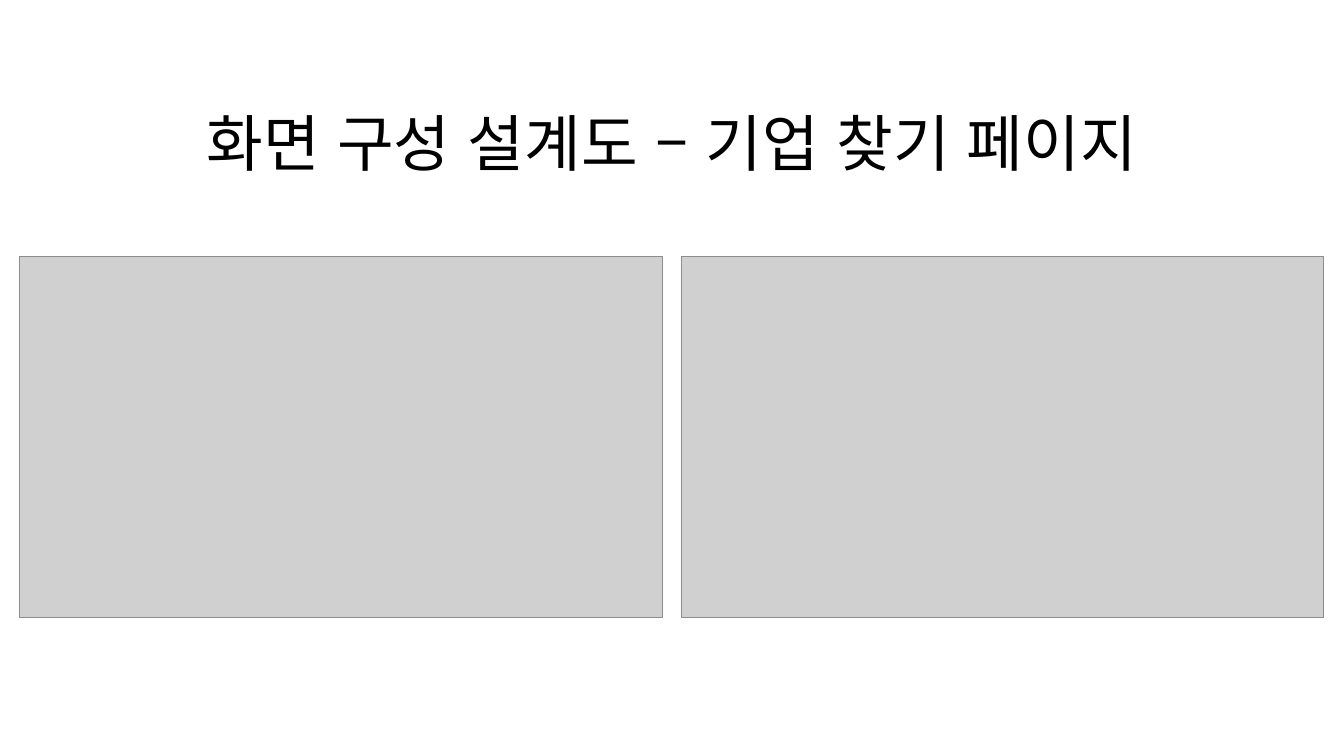
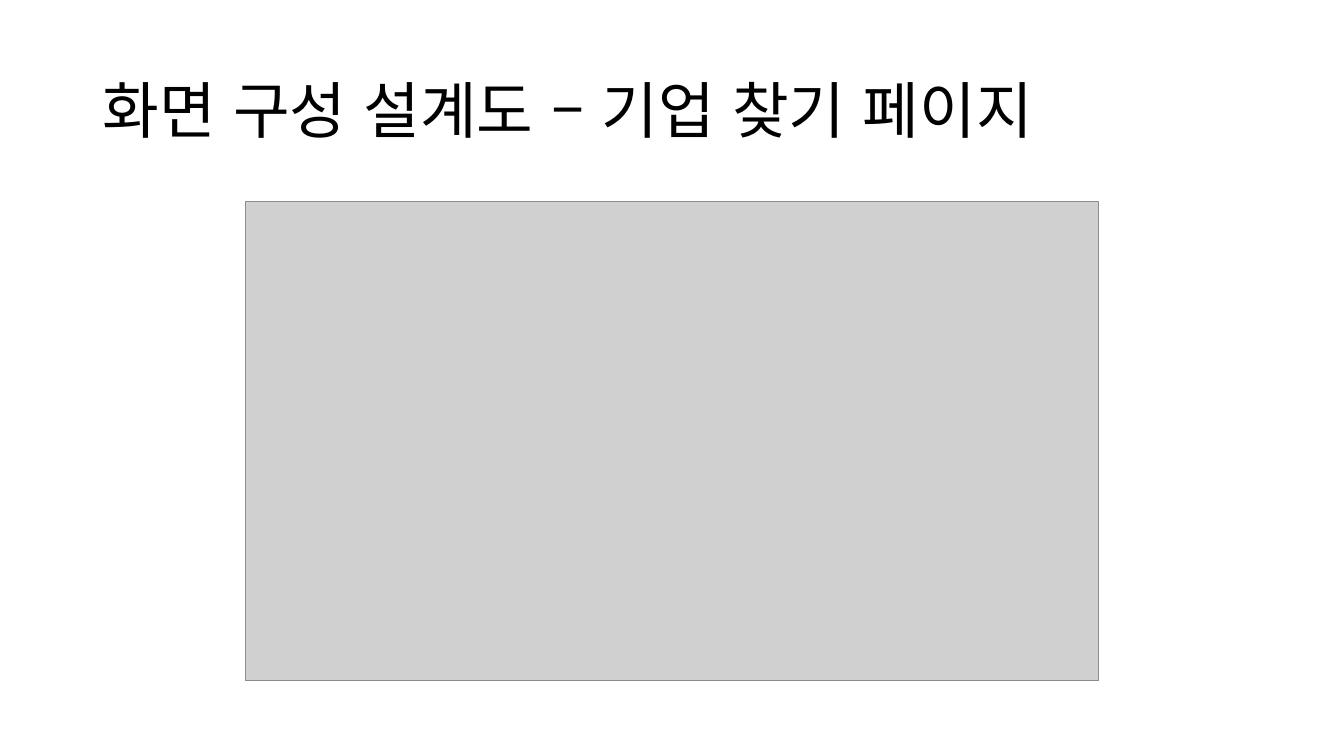
Before and after one commit to DrawGreen2021/Presentation, a slide deck: slide 24 of 팀 그릴그린 중간발표.pptx (slide 20 before the commit). Drawn at 1344x756 pixels with LibreOffice and Linux fonts; fonts in the diff are those of the drawing; grey boxes stand for pictures. Boxes give left, top, right and bottom in pixels: in the first picture for what was removed or moved away, otherwise in the second. Text is boxed around its words. In the diff, an @@ line names an element or a change of style, - is before the commit and + after.

```diff
--- a/팀 그릴그린 중간발표.pptx
+++ b/팀 그릴그린 중간발표.pptx
@@ title "화면 구성 설계도 – 기업 ...": place and size @@
-title "화면 구성 설계도 – 기업 ..." at (207,114,1137,171)
+title "화면 구성 설계도 – 기업 ..." at (102,81,1033,138)
@@ title "화면 구성 설계도 – 기업 ..." at (102,81,1033,138): alignment centre to left; vertical alignment bottom to middle @@
@@ picture: place and size @@
-picture at (20,256,662,618)
+picture at (246,202,1099,682)
@@ picture removed at (682,256,1324,618) @@
```
Also in this commit, not shown: 9 other slides changed, 6 slides added, 3 slides removed, 7 other files.
